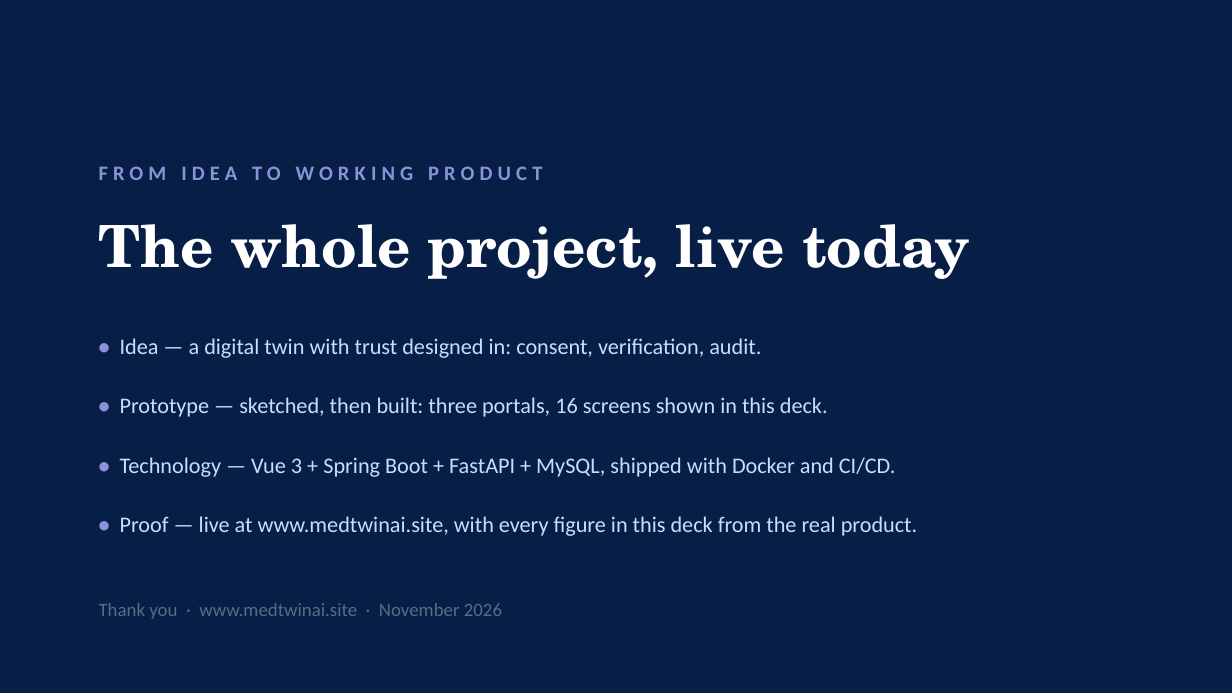
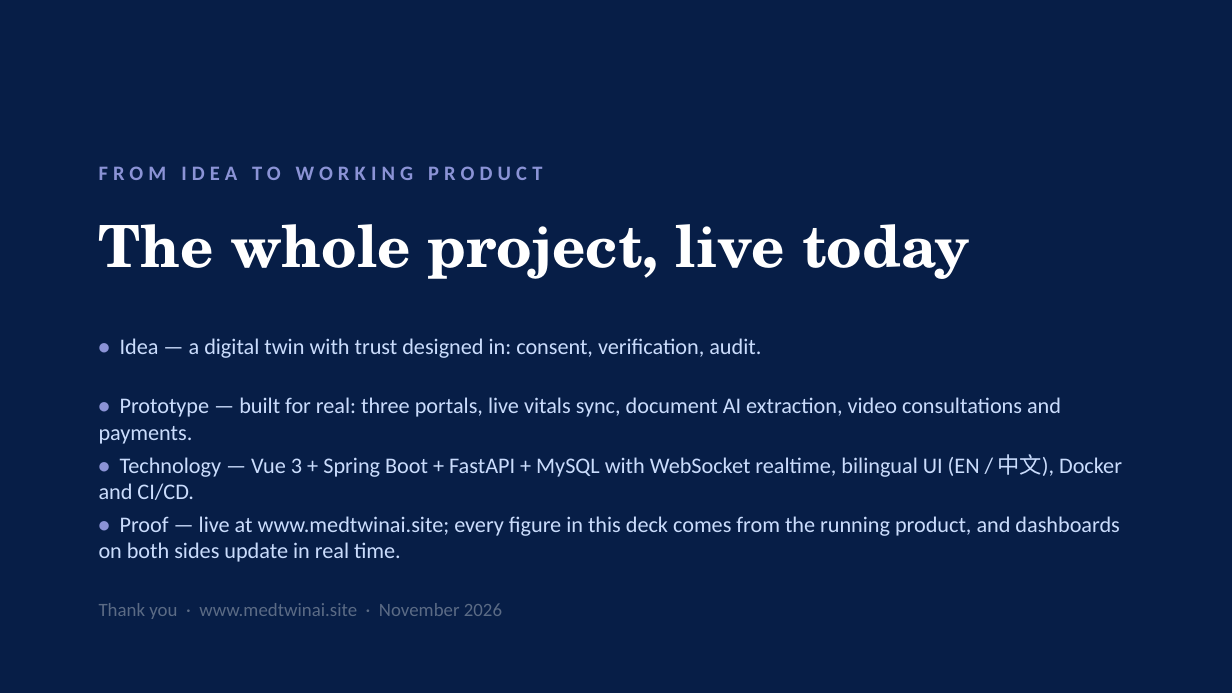
Before and after one commit to simul49/MedTwin-AI, a slide deck: slide 17 of MedTwin-AI-Project-Overview.pptx (slide 16 before the commit). Drawn at 1232x693 pixels with LibreOffice and Linux fonts; fonts in the diff are those of the drawing. Boxes give left, top, right and bottom in pixels: in the first picture for what was removed or moved away, otherwise in the second. Text is boxed around its words. In the diff, an @@ line names an element or a change of style, - is before the commit and + after.

Commit message:
docs: update project deck with real-time capabilities
Adds a 'Real-time by design' slide covering the bidirectional live sync
(clinician vitals entry, patient readings, in-request document OCR
review, bilingual WebSocket toasts), refreshes the backend stack slide
with the clinician observation endpoint, and updates the closing
summary to reflect live vitals sync, document AI extraction and the
bilingual EN/中文 interface.

```diff
--- a/MedTwin-AI-Project-Overview.pptx
+++ b/MedTwin-AI-Project-Overview.pptx
@@ text at (99,397,1061,444): text changed @@
-• Prototype — sketched, then built: three portals, 16 screens shown in this deck.
+• Prototype — built for real: three portals, live vitals sync, document AI extraction, video consultations and payments.
@@ text at (99,454,1122,500): text changed @@
-• Technology — Vue 3 + Spring Boot + FastAPI + MySQL, shipped with Docker and CI/CD.
+• Technology — Vue 3 + Spring Boot + FastAPI + MySQL with WebSocket realtime, bilingual UI (EN / 中文), Docker and CI/CD.
@@ text at (99,516,1119,562): text changed @@
-• Proof — live at www.medtwinai.site, with every figure in this deck from the real product.
+• Proof — live at www.medtwinai.site; every figure in this deck comes from the running product, and dashboards on both sides update in real time.
```
Also in this commit, not shown: 14 other slides changed, 1 slide added.
